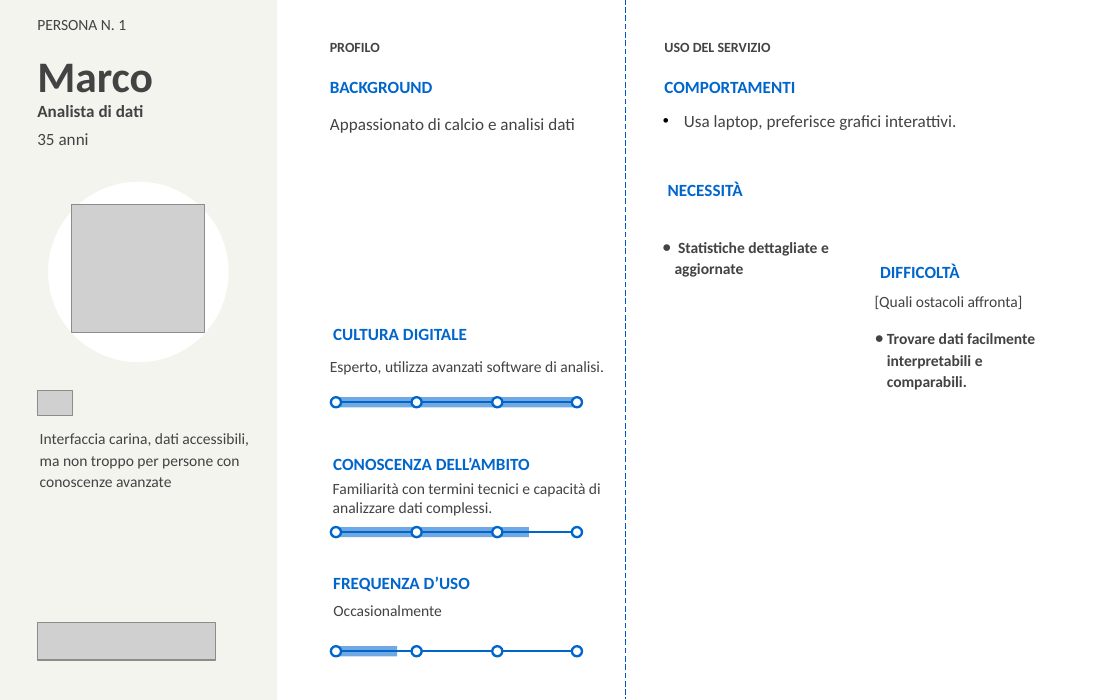
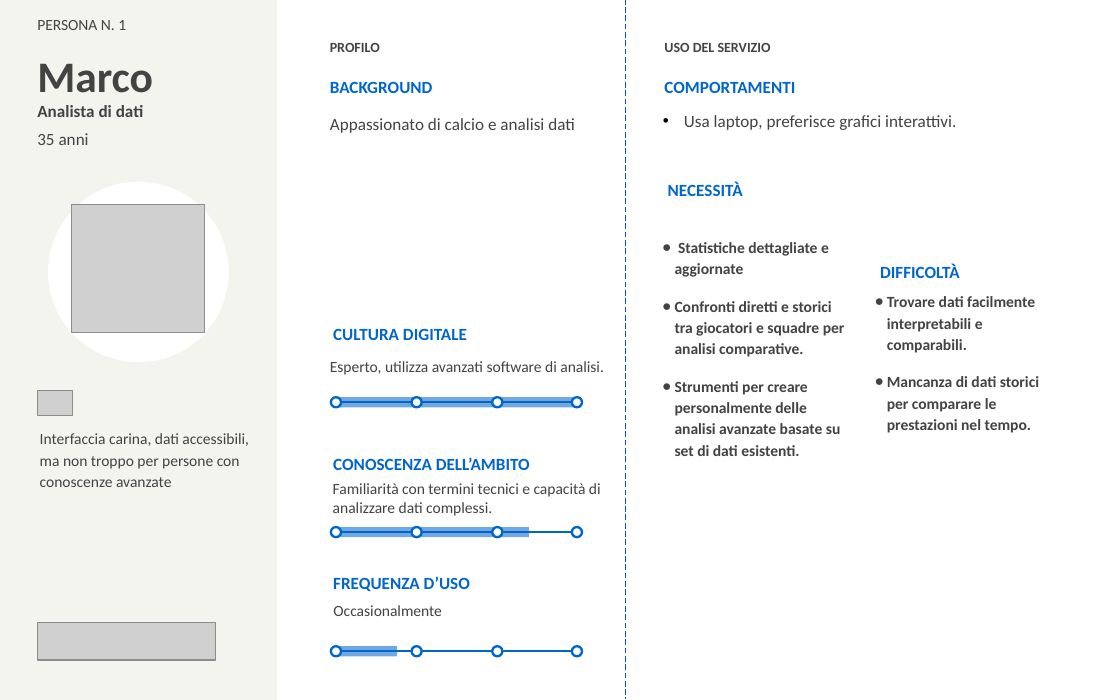
Before and after one commit to bacobax/progetto_TWEB, a slide deck: slide 3 of solution/IUM/personas_e_journey/personas_journey.pptx. Drawn at 1120x700 pixels with LibreOffice and Linux fonts; fonts in the diff are those of the drawing; grey boxes stand for pictures. Boxes give left, top, right and bottom in pixels: in the first picture for what was removed or moved away, otherwise in the second. Text is boxed around its words. In the diff, an @@ line names an element or a change of style, - is before the commit and + after.

```diff
--- a/solution/IUM/personas_e_journey/personas_journey.pptx
+++ b/solution/IUM/personas_e_journey/personas_journey.pptx
@@ text at (x1=875, y1=295, x2=1023, y2=309): paragraph removed @@
-[Quali ostacoli affronta]
@@ text at (x1=675, y1=301, x2=845, y2=456): paragraphs added @@
+● Confronti diretti e storici tra giocatori e squadre per analisi comparative.
+● Strumenti per creare personalmente delle analisi avanzate basate su set di dati esistenti.
@@ text at (x1=887, y1=376, x2=1039, y2=433): paragraph added @@
+● Mancanza di dati storici per comparare le prestazioni nel tempo.
```
Also in this commit, not shown: 2 other slides changed, 7 other files.
